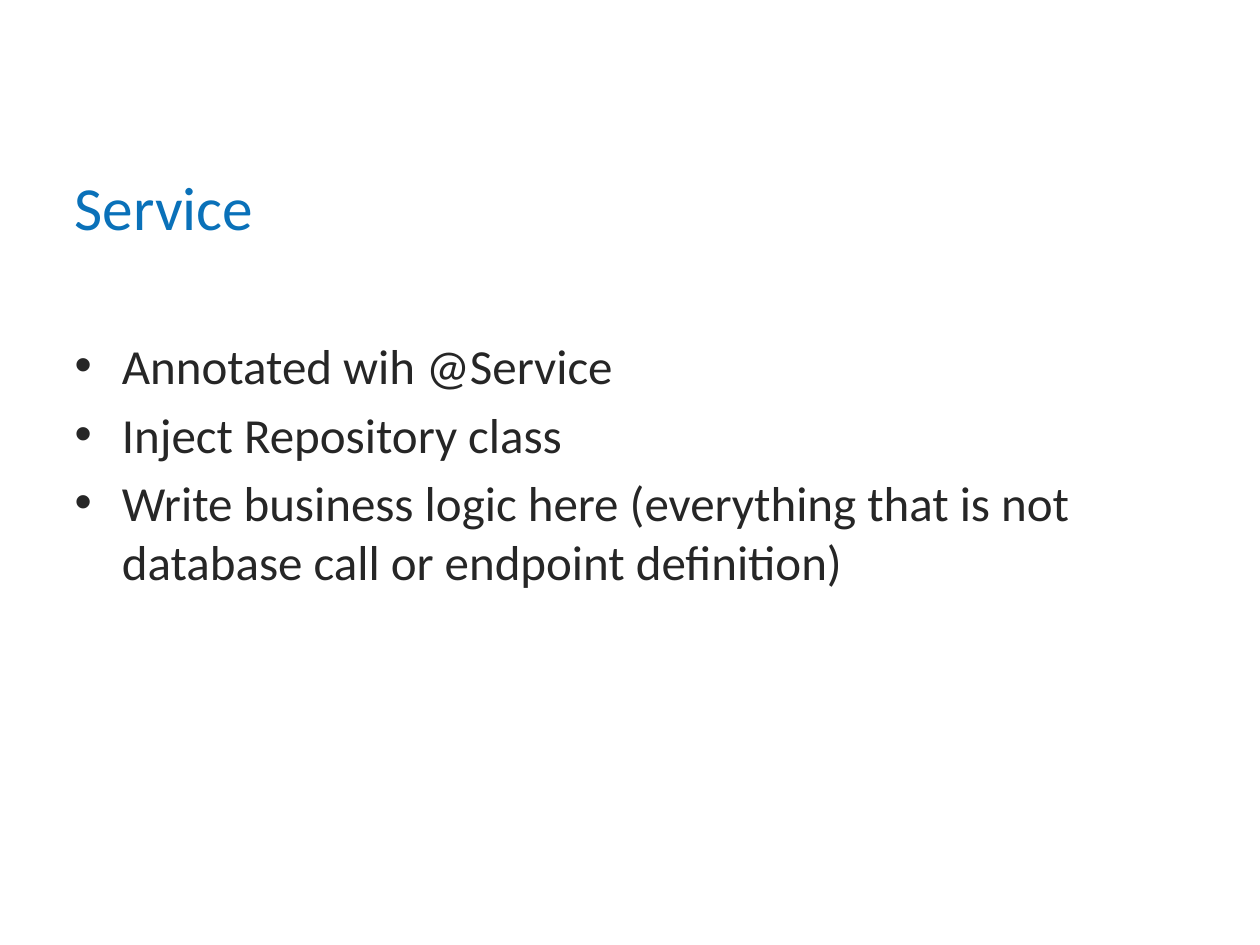
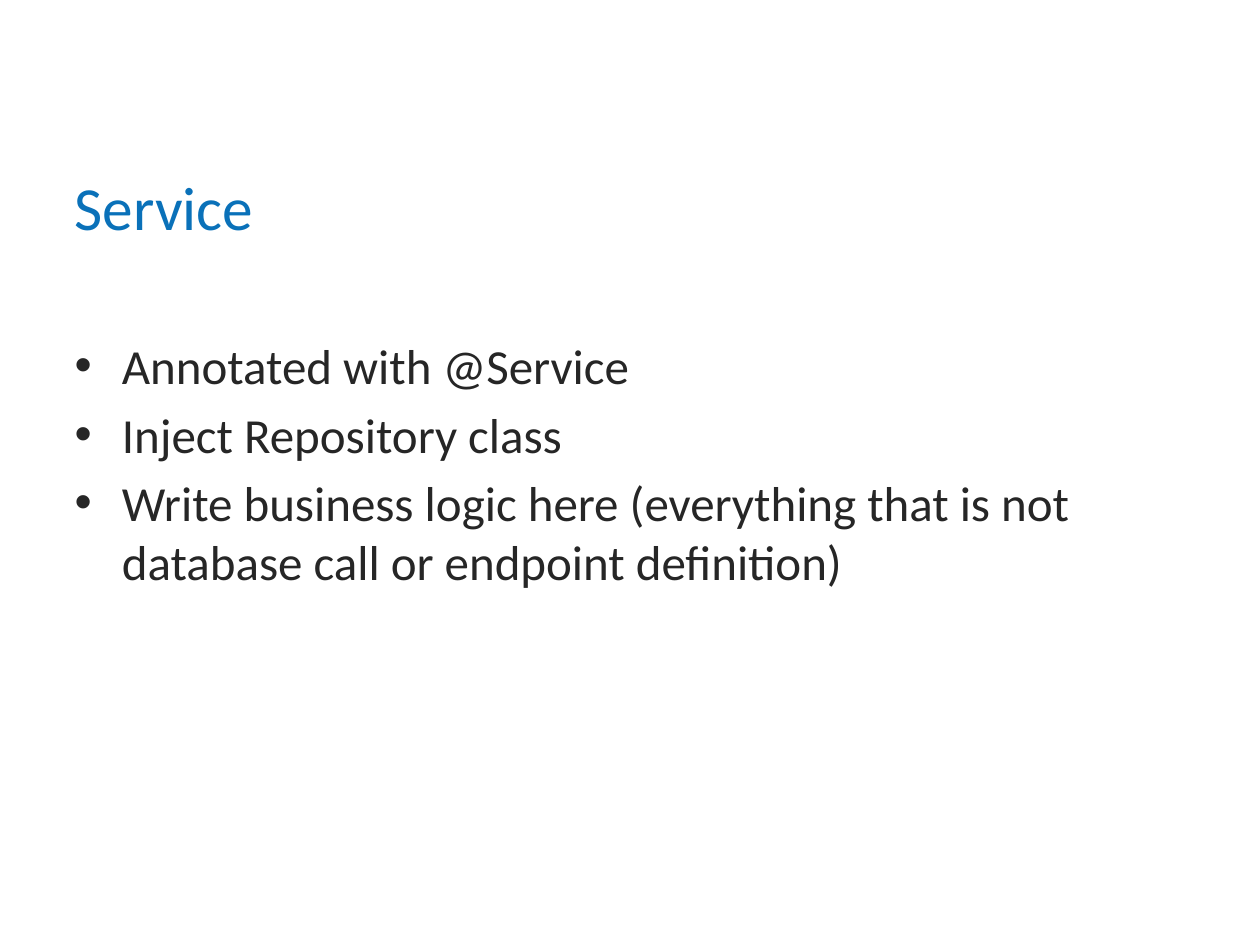
Before and after one commit to mitka0260/BCSlessons, a slide deck: slide 17 of src/main/java/ee/bcs/java/lectures/Loeng11 - web 3.pptx. Drawn at 1260x945 pixels with LibreOffice and Linux fonts; fonts in the diff are those of the drawing; background and template pictures are left out. Boxes give left, top, right and bottom in pixels: in the first picture for what was removed or moved away, otherwise in the second. Text is boxed around its words. In the diff, an @@ line names an element or a change of style, - is before the commit and + after.

```diff
--- a/src/main/java/ee/bcs/java/lectures/Loeng11 - web 3.pptx
+++ b/src/main/java/ee/bcs/java/lectures/Loeng11 - web 3.pptx
@@ text at <box>122,350,629,390</box>: text changed @@
-• Annotated wih @Service
+• Annotated with @Service
```
Also in this commit, not shown: 8 other files.
